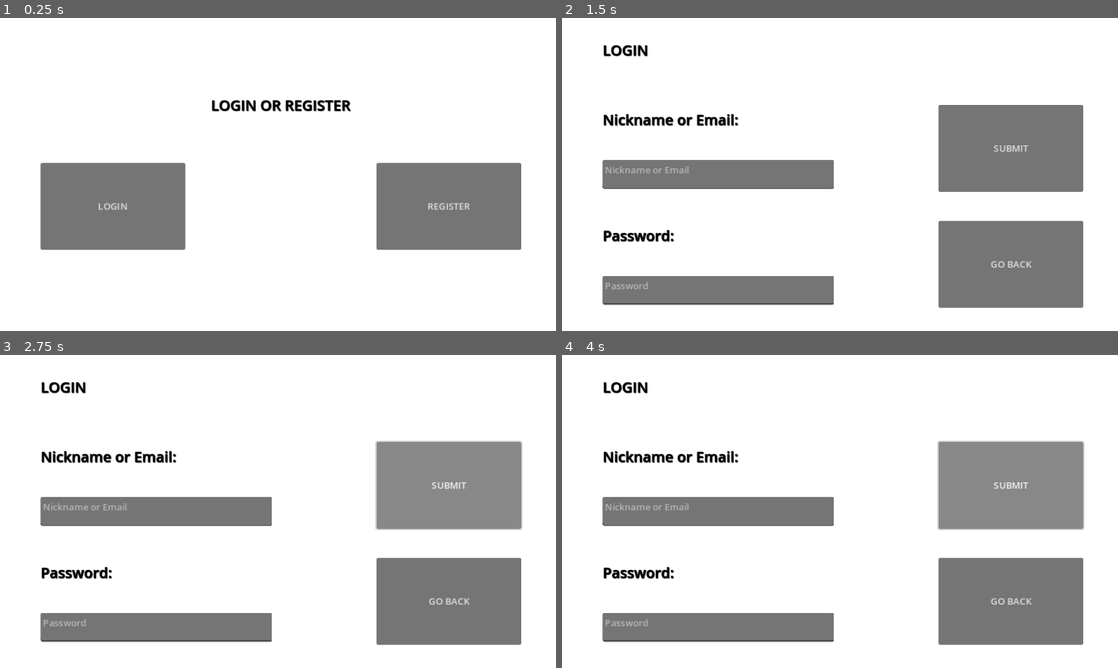
Above: before the commit, frames 1-4 (two rows, left to right).
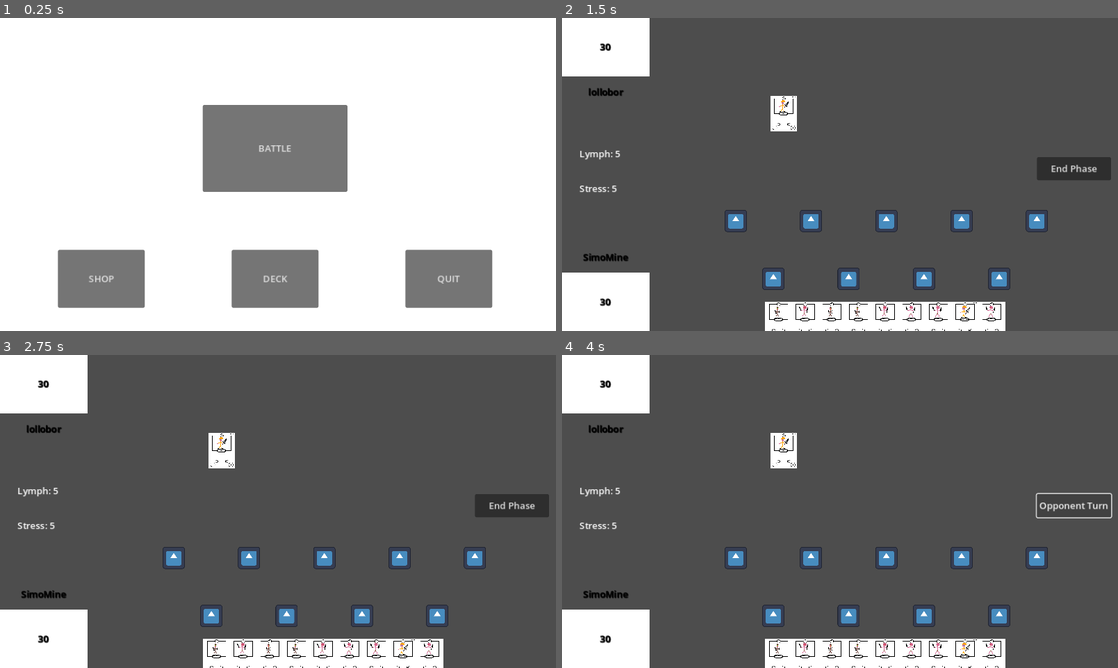
Above: after the commit, the same moments.

Repository: lollo004/gokard
Game: Godot game, scene res://Scenes/Lobby/MainMenu.tscn
Two runs of this game, one before a commit and one after it. Both use one fixed random seed, a clock stepped at 60 frames per second and the inputs below. Before the commit the project starts from res://Scenes/Lobby/LoginAndRegister.tscn. The engine's default icon, where the game draws it, is replaced by a stand-in: a white triangle on a blue panel in a dark square.
Inputs (mouse positions are in pixels of both pictures, inside the frame that each line leads up to):
- Up to frame 1 (0.25 s): no input
- Up to frame 2 (1.5 s): click (834, 149) at 0.5 s, where only the run after the commit has a clickable "BATTLE"; click (723, 180) at 1.25 s, where only the run after the commit has a clickable "PLAY"
- Up to frame 3 (2.75 s): click (450, 486) at 2 s, where only the run before the commit has a clickable "SUBMIT"
- Up to frame 4 (4 s): click (1073, 505) at 2.75 s, where only the run after the commit has a clickable "End Phase"; click (1073, 505) at 3.5 s, where only the run after the commit has a clickable "End Turn"

The runs differ from the first frame. In frame 1, 31% of the frame differs, in the area x 7-94%, y 26-93%; in frame 2, 91%, in the area x 0-100%, y 0-100%; in frame 3, 91%; in frame 4, 91%.

Commit message:
added main scene, shop scene, deck creation scene and made setup of the first ideas of datas between scenes and game working

Diff:
--- /dev/null
+++ b/Scenes/Data.tscn
@@ -0,0 +1,6 @@
+[gd_scene load_steps=2 format=3 uid="uid://bnh0oi1duaosj"]
+
+[ext_resource type="Script" path="res://Scripts/Data.gd" id="1_l6jlc"]
+
+[node name="Static Data" type="Node"]
+script = ExtResource("1_l6jlc")
--- /dev/null
+++ b/Scenes/Lobby/Deck.tscn
@@ -0,0 +1,10 @@
+[gd_scene load_steps=2 format=3 uid="uid://cb7nrwxcdgpnv"]
+
+[ext_resource type="Texture2D" uid="uid://8ifvl8oyqb3u" path="res://Resources/TurnSelector.png" id="1_mkri0"]
+
+[node name="Deck" type="Node"]
+
+[node name="Background" type="Sprite2D" parent="."]
+position = Vector2(475, 275)
+scale = Vector2(0.5, 0.588)
+texture = ExtResource("1_mkri0")
--- /dev/null
+++ b/Scenes/Lobby/MainMenu.tscn
@@ -0,0 +1,45 @@
+[gd_scene load_steps=3 format=3 uid="uid://sjslp427n3co"]
+
+[ext_resource type="Script" path="res://Scripts/Lobby/MainMenu.gd" id="1_assdh"]
+[ext_resource type="Texture2D" uid="uid://8ifvl8oyqb3u" path="res://Resources/TurnSelector.png" id="1_axx6k"]
+
+[node name="Main Menu" type="Node"]
+script = ExtResource("1_assdh")
+
+[node name="Background" type="Sprite2D" parent="."]
+position = Vector2(475, 275)
+scale = Vector2(0.5, 0.588)
+texture = ExtResource("1_axx6k")
+
+[node name="Play Button" type="Button" parent="."]
+offset_left = 350.0
+offset_top = 150.0
+offset_right = 600.0
+offset_bottom = 300.0
+text = "BATTLE"
+
+[node name="Shop Button" type="Button" parent="."]
+offset_left = 100.0
+offset_top = 400.0
+offset_right = 250.0
+offset_bottom = 500.0
+text = "SHOP"
+
+[node name="Deck Button" type="Button" parent="."]
+offset_left = 400.0
+offset_top = 400.0
+offset_right = 550.0
+offset_bottom = 500.0
+text = "DECK"
+
+[node name="Quit Button" type="Button" parent="."]
+offset_left = 700.0
+offset_top = 400.0
+offset_right = 850.0
+offset_bottom = 500.0
+text = "QUIT"
+
+[connection signal="pressed" from="Play Button" to="." method="_on_play_button_pressed"]
+[connection signal="pressed" from="Shop Button" to="." method="_on_shop_button_pressed"]
+[connection signal="pressed" from="Deck Button" to="." method="_on_deck_button_pressed"]
+[connection signal="pressed" from="Quit Button" to="." method="_on_quit_button_pressed"]
--- /dev/null
+++ b/Scenes/Lobby/Shop.tscn
@@ -0,0 +1,10 @@
+[gd_scene load_steps=2 format=3 uid="uid://crx0u55uof2gq"]
+
+[ext_resource type="Texture2D" uid="uid://8ifvl8oyqb3u" path="res://Resources/TurnSelector.png" id="1_wahxv"]
+
+[node name="Shop" type="Node"]
+
+[node name="Background" type="Sprite2D" parent="."]
+position = Vector2(475, 275)
+scale = Vector2(0.5, 0.588)
+texture = ExtResource("1_wahxv")
--- /dev/null
+++ b/Scripts/Data.gd
@@ -0,0 +1,16 @@
+extends Node
+
+#### PUBLIC STATIC FUNCTION ALWAYS LOADED IN ALL THE SCENE ####
+
+var card_recurrences = {} # cards owned by the player
+
+var total_number_of_cards = 300 # total number of cards in all the game
+
+var deck = [] # cards used during game
+
+
+func _ready():
+	for i in total_number_of_cards:
+		card_recurrences[i] = 0 # when a player database will be ready then download number of card possessed
+
+	print("Game Ready!") # control account and related stats
--- /dev/null
+++ b/Scripts/Lobby/MainMenu.gd
@@ -0,0 +1,17 @@
+extends Node
+
+
+func _on_play_button_pressed():
+	get_tree().change_scene_to_file("res://Scenes/Game/MainScene.tscn") # add networking
+
+
+func _on_shop_button_pressed():
+	get_tree().change_scene_to_file("res://Scenes/Lobby/Shop.tscn")
+
+
+func _on_deck_button_pressed():
+	get_tree().change_scene_to_file("res://Scenes/Lobby/Deck.tscn")
+
+
+func _on_quit_button_pressed():
+	get_tree().quit()
--- a/project.godot
+++ b/project.godot
@@ -11,10 +11,14 @@
 [application]
 
 config/name="gokard"
-run/main_scene="res://Scenes/Lobby/LoginAndRegister.tscn"
+run/main_scene="res://Scenes/Lobby/MainMenu.tscn"
 config/features=PackedStringArray("4.1", "Forward Plus")
 run/max_fps=120
 config/icon="res://icon.svg"
+
+[autoload]
+
+Data="*res://Scenes/Data.tscn"
 
 [display]
 
